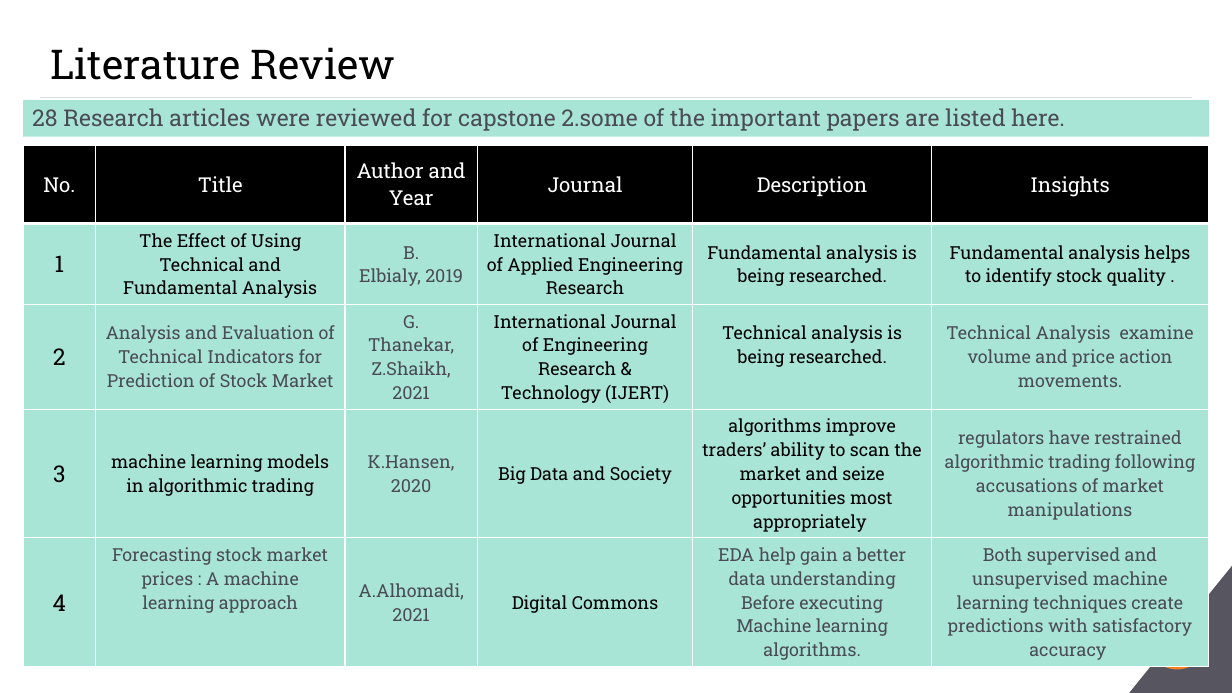
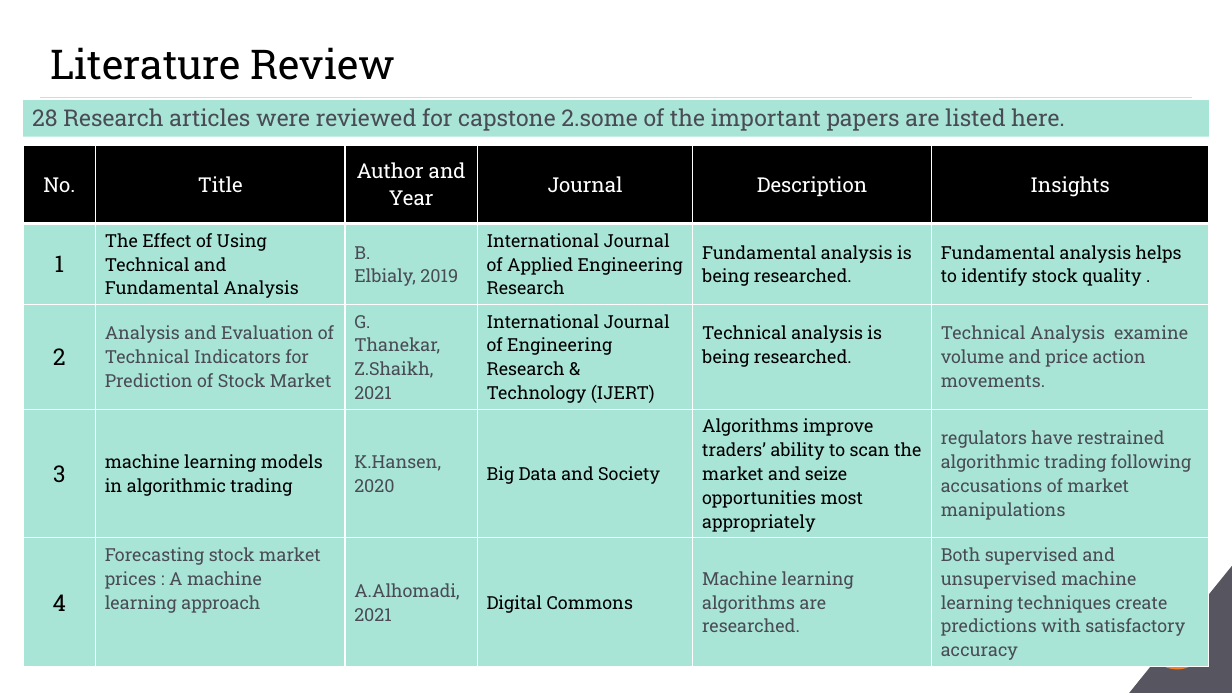
Before and after one commit to Embedded-org/ACCOMPLISHMENTS, a slide deck: slide 3 of RACE_CAPSTONE_PROJECT2/BA_Capstone Project_Final PPT_Anand Mohan_Direction Detection Selected Stocks_2023.pptx. Drawn at 1232x693 pixels with LibreOffice and Linux fonts; fonts in the diff are those of the drawing; background and template pictures are left out. Boxes give left, top, right and bottom in pixels: in the first picture for what was removed or moved away, otherwise in the second. Text is boxed around its words. In the diff, an @@ line names an element or a change of style, - is before the commit and + after.

```diff
--- a/RACE_CAPSTONE_PROJECT2/BA_Capstone Project_Final PPT_Anand Mohan_Direction Detection Selected Stocks_2023.pptx
+++ b/RACE_CAPSTONE_PROJECT2/BA_Capstone Project_Final PPT_Anand Mohan_Direction Detection Selected Stocks_2023.pptx
@@ table at box(23, 145, 1208, 664) @@
-row 4, column 5: algorithms improve traders’ ability to scan the market and seize opportunities most appropriately
+row 4, column 5: Algorithms improve traders’ ability to scan the market and seize opportunities most appropriately
-row 5, column 5: EDA help gain a better data understanding / Before executing Machine learning algorithms.
+row 5, column 5: Machine learning algorithms are researched.
@@ alignment centre to left @@
```
Also in this commit, not shown: 1 other slide changed.
